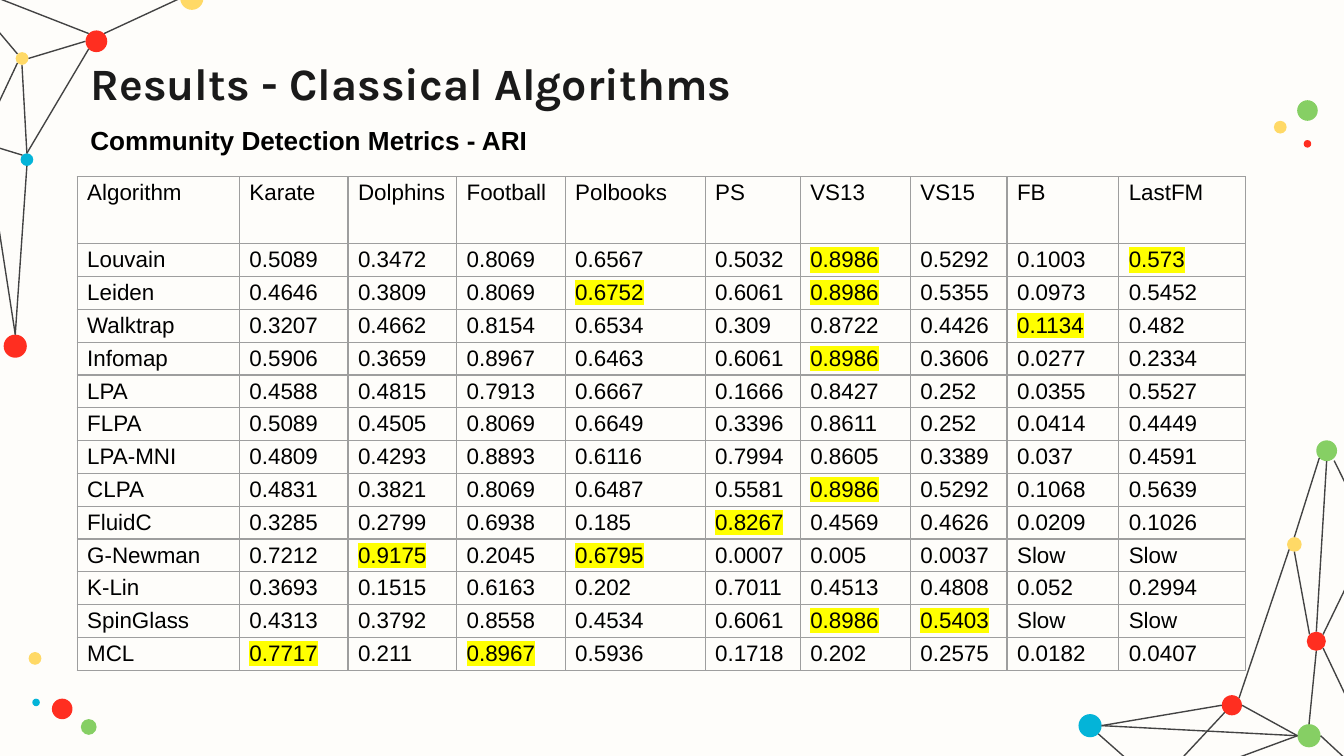
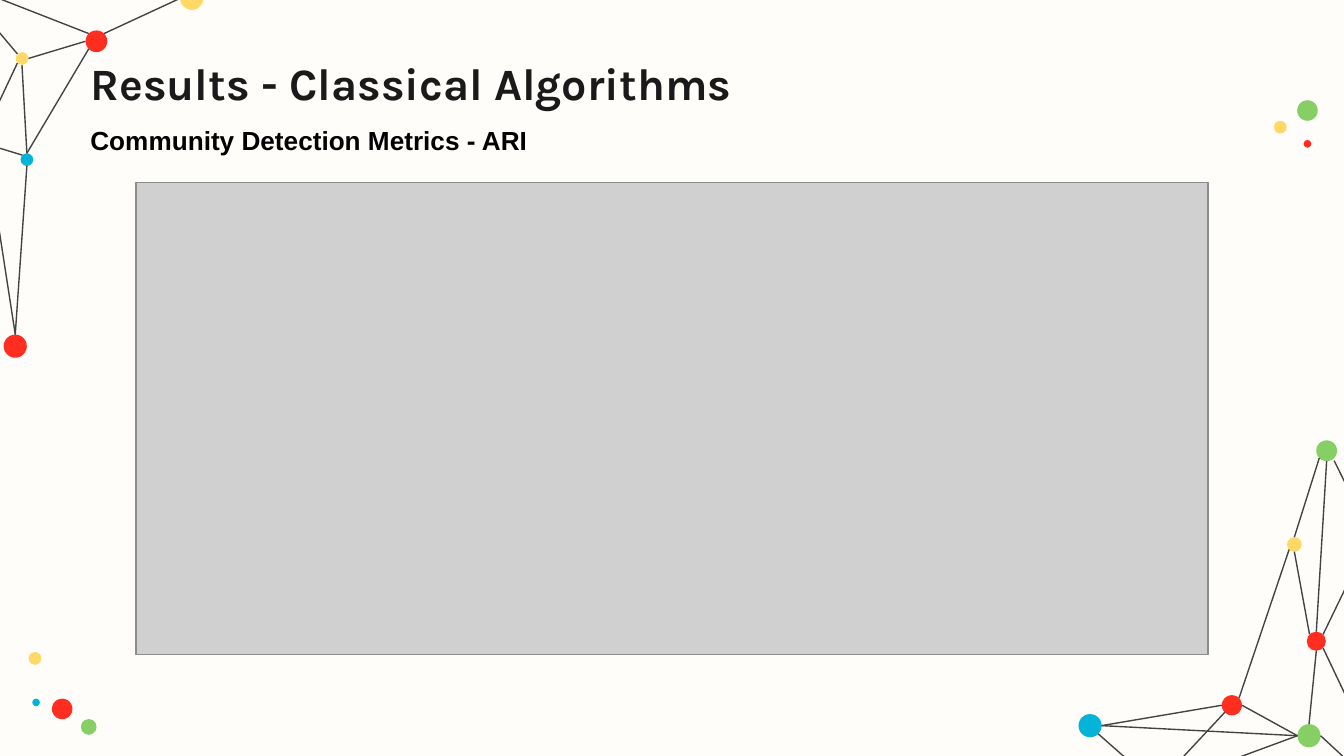
Before and after one commit to hamzamdn077/Master-Project, a slide deck: slide 19 of presentation.pptx (slide 25 before the commit). Drawn at 1344x756 pixels with LibreOffice and Linux fonts; fonts in the diff are those of the drawing; grey boxes stand for pictures. Boxes give left, top, right and bottom in pixels: in the first picture for what was removed or moved away, otherwise in the second. Text is boxed around its words. In the diff, an @@ line names an element or a change of style, - is before the commit and + after.

```diff
--- a/presentation.pptx
+++ b/presentation.pptx
@@ table removed at (77, 176, 1246, 669), 14 rows, 10 columns @@
-Algorithm | Karate | Dolphins | Football | Polbooks | PS | VS13 | VS15 | FB | LastFM
-Louvain | 0.5089 | 0.3472 | 0.8069 | 0.6567 | 0.5032 | 0.8986 | 0.5292 | 0.1003 | 0.573
-Leiden | 0.4646 | 0.3809 | 0.8069 | 0.6752 | 0.6061 | 0.8986 | 0.5355 | 0.0973 | 0.5452
-Walktrap | 0.3207 | 0.4662 | 0.8154 | 0.6534 | 0.309 | 0.8722 | 0.4426 | 0.1134 | 0.482
-Infomap | 0.5906 | 0.3659 | 0.8967 | 0.6463 | 0.6061 | 0.8986 | 0.3606 | 0.0277 | 0.2334
-LPA | 0.4588 | 0.4815 | 0.7913 | 0.6667 | 0.1666 | 0.8427 | 0.252 | 0.0355 | 0.5527
-FLPA | 0.5089 | 0.4505 | 0.8069 | 0.6649 | 0.3396 | 0.8611 | 0.252 | 0.0414 | 0.4449
-LPA-MNI | 0.4809 | 0.4293 | 0.8893 | 0.6116 | 0.7994 | 0.8605 | 0.3389 | 0.037 | 0.4591
-CLPA | 0.4831 | 0.3821 | 0.8069 | 0.6487 | 0.5581 | 0.8986 | 0.5292 | 0.1068 | 0.5639
-FluidC | 0.3285 | 0.2799 | 0.6938 | 0.185 | 0.8267 | 0.4569 | 0.4626 | 0.0209 | 0.1026
-G-Newman | 0.7212 | 0.9175 | 0.2045 | 0.6795 | 0.0007 | 0.005 | 0.0037 | Slow | Slow
-K-Lin | 0.3693 | 0.1515 | 0.6163 | 0.202 | 0.7011 | 0.4513 | 0.4808 | 0.052 | 0.2994
-SpinGlass | 0.4313 | 0.3792 | 0.8558 | 0.4534 | 0.6061 | 0.8986 | 0.5403 | Slow | Slow
-MCL | 0.7717 | 0.211 | 0.8967 | 0.5936 | 0.1718 | 0.202 | 0.2575 | 0.0182 | 0.0407
@@ picture added at (136, 183, 1208, 655) @@
```
Also in this commit, not shown: 11 other slides changed, 1 slide added, 12 slides removed, 3 other files.
